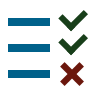
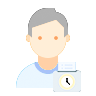
Layered file, before and after one edit (96x96). Changes by layer:
added layer "IconoAsitencia copia 2" above "IconoAsitencia copia" over 16, 8, 81, 92
added layer "IconoAsitencia copia" above "IconoAsitencia" over 16, 8, 81, 92
added layer "IconoAsitencia" above "Asistencia" over 16, 8, 81, 92
hid group "Asistencia" (2 layers) over 8, 10, 88, 86
